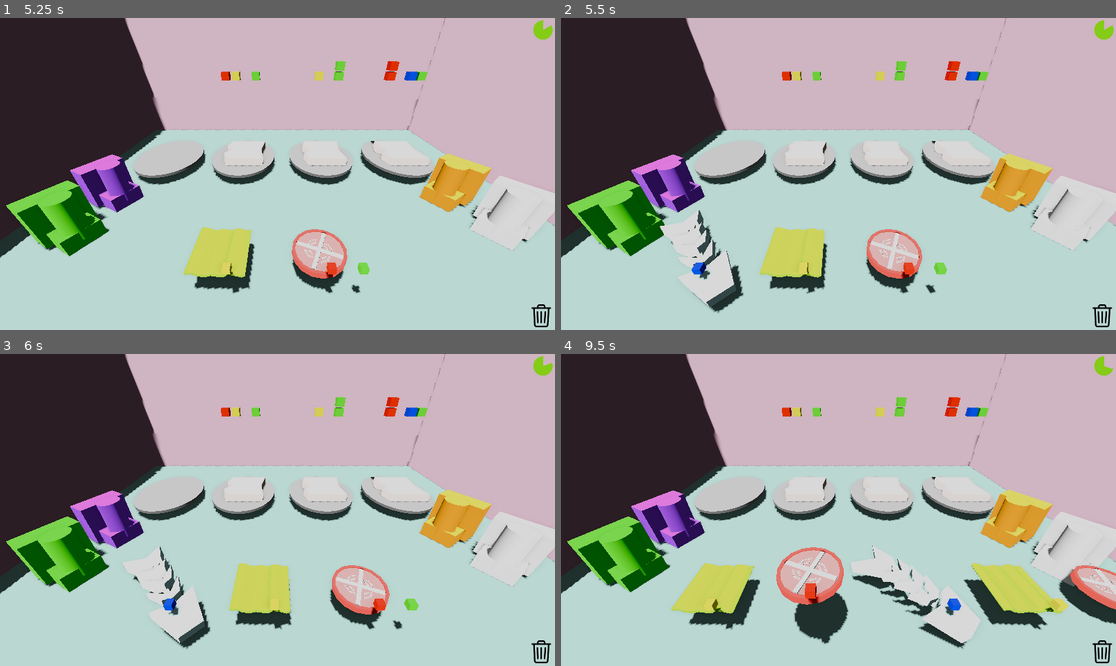
Above: before the commit, frames 1-4 (two rows, left to right).
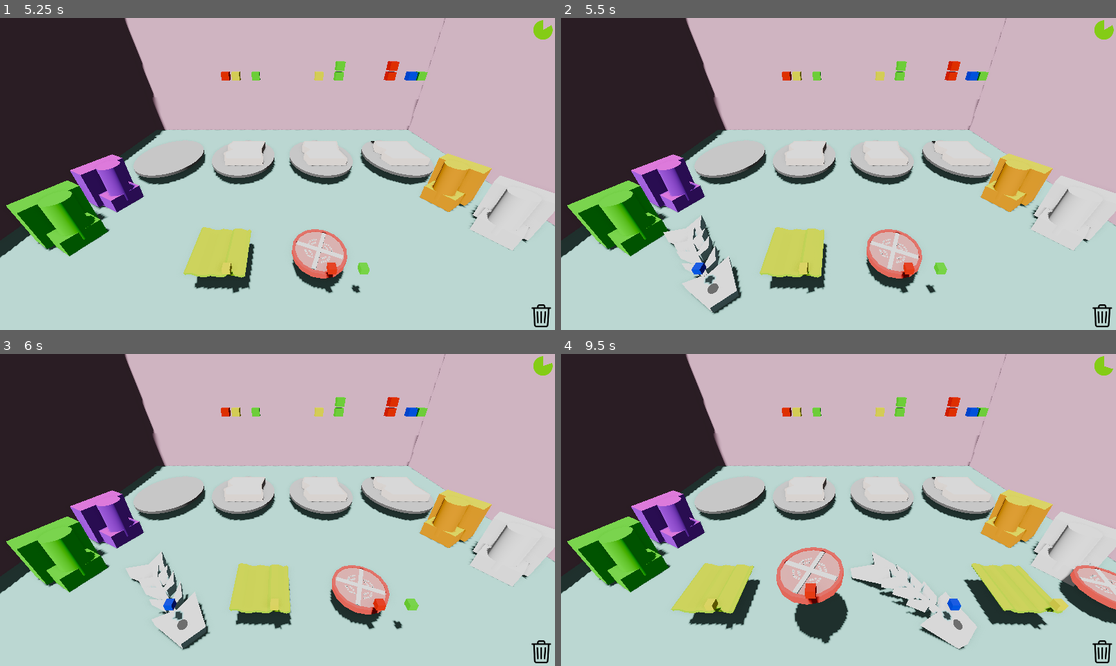
Above: after the commit, the same moments.

Repository: gabrield67/Sandwich-Shop
Game: Godot game, scene res://scenes/game.tscn
The game is run twice, just before and just after one commit, with the same random seed, the same clock (stepped at 60 frames per second) and the same inputs.
Inputs (mouse positions are in pixels of both pictures, inside the frame that each line leads up to):
- Up to frame 1 (5.25 s): tap Enter at 0.5 s; move the mouse to (399, 158) at 0.52 s; click (399, 158) at 0.67 s; tap Space at 1.25 s; move the mouse to (166, 189) at 1.27 s; click (166, 189) at 1.42 s; move the mouse to (333, 105) at 2.02 s; click (333, 105) at 2.17 s; move the mouse to (249, 236) at 2.77 s; click (249, 236) at 2.92 s; move the mouse to (444, 220) at 3.52 s; click (444, 220) at 3.67 s; move the mouse to (111, 127) at 4.27 s; click (111, 127) at 4.42 s; move the mouse to (305, 174) at 5.02 s; click (305, 174) at 5.17 s
- Up to frame 2 (5.5 s): no input
- Up to frame 3 (6 s): move the mouse to (194, 432) at 5.77 s; click (194, 432) at 5.92 s
- Up to frame 4 (9.5 s): move the mouse to (960, 494) at 6.52 s; click (960, 494) at 6.67 s; move the mouse to (727, 525) at 7.27 s; click (727, 525) at 7.42 s; move the mouse to (894, 441) at 8.02 s; click (894, 441) at 8.17 s; move the mouse to (810, 572) at 8.77 s; click (810, 572) at 8.92 s

Frame 1 is identical in both runs. In frame 2, 1.2% of the frame differs, in the area x 17-33%, y 61-95%; in frame 3, 1.1%; in frame 4, 1.5%, in the area x 52-76%, y 61-95%.

Commit message:
raccoon, trash can, and colors

Diff:
--- /dev/null
+++ b/colors/eyeDarkCharcoal.tres
@@ -0,0 +1,7 @@
+[gd_resource type="StandardMaterial3D" format=3 uid="uid://7gn0t4diki3s"]
+
+[resource]
+diffuse_mode = 3
+specular_mode = 1
+albedo_color = Color(0.12156863, 0.16078432, 0.21568628, 1)
+roughness = 0.0
--- a/colors/fishCharcoal.tres
+++ b/colors/fishCharcoal.tres
@@ -3,5 +3,5 @@
 [resource]
 diffuse_mode = 3
 specular_mode = 1
-albedo_color = Color(0.12156863, 0.16078432, 0.21568628, 1)
+albedo_color = Color(0.2901961, 0.2901961, 0.2901961, 1)
 roughness = 0.0
--- /dev/null
+++ b/colors/trashGray.tres
@@ -0,0 +1,7 @@
+[gd_resource type="StandardMaterial3D" format=3 uid="uid://cujwxnb7cugkl"]
+
+[resource]
+diffuse_mode = 3
+specular_mode = 1
+albedo_color = Color(0.6039216, 0.5568628, 0.5294118, 1)
+roughness = 0.0
--- a/models/fishBonesMesh.tscn
+++ b/models/fishBonesMesh.tscn
@@ -13,28 +13,28 @@
 [node name="fishBones" unique_id=978523315 instance=ExtResource("1_iwl0q")]
 transform = Transform3D(0.63639605, 0, 0.63639605, 0, 0.9, 0, -0.63639605, 0, 0.63639605, 0, 0, 0)
 
-[node name="Cube" parent="." index="0" unique_id=535075048]
-transform = Transform3D(-4.4703484e-08, -0.9999998, 0, 0.9659258, -4.222196e-08, -0.25881904, 0.25881904, 0, 0.96592563, 0, -0.07003149, 2.1376572)
+[node name="Cube" parent="." index="0" unique_id=679532409]
+transform = Transform3D(-4.371139e-08, -1, 0, 0.9659258, -4.222196e-08, -0.25881904, 0.25881904, -1.131334e-08, 0.9659258, 0, -0.53694236, 2.1376574)
 material_override = ExtResource("2_q585f")
 
-[node name="Cube_001" parent="." index="1" unique_id=473465004]
-transform = Transform3D(-4.4703484e-08, -0.9999998, 0, 0.9650166, -4.218221e-08, 0.26218918, -0.26218915, 0, 0.9650165, 0, 0.19971398, -2.266288)
+[node name="Cube_001" parent="." index="1" unique_id=1248033416]
+transform = Transform3D(-4.371139e-08, -1, 0, 0.9650165, -4.218221e-08, 0.26218918, -0.26218918, 1.1460653e-08, 0.9650165, 0, -0.2671969, -2.2662885)
 material_override = ExtResource("2_q585f")
 
-[node name="Cube_002" parent="." index="2" unique_id=1528128726]
-transform = Transform3D(-5.2154064e-08, -0.9999998, 0, 0.9879787, -4.318592e-08, -0.15459, 0.15458998, 0, 0.9879785, 0, 0.36742476, 0.33369154)
+[node name="Cube_002" parent="." index="2" unique_id=390694942]
+transform = Transform3D(-4.371139e-08, -1, 0, 0.9879787, -4.318592e-08, -0.15459, 0.15459, -6.757343e-09, 0.9879787, 0, -0.09948616, 0.3336916)
 material_override = ExtResource("2_q585f")
 
-[node name="Cube_003" parent="." index="3" unique_id=1265772491]
-transform = Transform3D(-4.3711385e-08, -0.9999998, 0, 1, -4.3711392e-08, 0, 0, 0, 0.9999998, 0, 0.4669109, -0.48516363)
+[node name="Cube_003" parent="." index="3" unique_id=754198302]
+transform = Transform3D(-4.371139e-08, -1, 0, 1, -4.371139e-08, 0, 0, 0, 1, 0, 0, -0.4851637)
 material_override = ExtResource("2_q585f")
 
-[node name="Cube_004" parent="." index="4" unique_id=346951691]
-transform = Transform3D(-4.4703484e-08, -0.9999998, 0, 0.95966, -4.1948073e-08, 0.28116313, -0.2811631, 0, 0.95966, 0, 0.4344719, -1.2659211)
+[node name="Cube_004" parent="." index="4" unique_id=1355058751]
+transform = Transform3D(-4.371139e-08, -1, 0, 0.95966, -4.194807e-08, 0.28116313, -0.28116313, 1.229003e-08, 0.95966, 0, -0.032438993, -1.2659214)
 material_override = ExtResource("2_q585f")
 
-[node name="Cube_005" parent="." index="5" unique_id=1472125329]
-transform = Transform3D(-6.519258e-09, -0.12421742, 0, 0.1218752, -5.3273355e-09, -0.024008475, 0.024008468, 0, 0.121875204, -0.0049835443, -0.11886776, 1.0642117)
+[node name="Cube_005" parent="." index="5" unique_id=1413507430]
+transform = Transform3D(-5.429716e-09, -0.124217436, 0, 0.12187519, -5.327334e-09, -0.024008473, 0.02400847, -1.0494436e-09, 0.121875204, -0.17688401, -0.27132374, 1.3328159)
 material_override = ExtResource("2_q585f")
 
 [node name="MeshInstance3D" type="MeshInstance3D" parent="." index="6" unique_id=1752478591]
--- /dev/null
+++ b/models/raccoon_head.tscn
@@ -0,0 +1,47 @@
+[gd_scene format=3 uid="uid://caddp2wlf43k2"]
+
+[ext_resource type="PackedScene" uid="uid://bgbau62uytqd5" path="res://models/raccoonHead.glb" id="1_ousl6"]
+[ext_resource type="Material" uid="uid://cujwxnb7cugkl" path="res://colors/trashGray.tres" id="2_f4w7d"]
+[ext_resource type="Material" uid="uid://c58kryccqh2qk" path="res://colors/breadBrown.tres" id="3_eku7j"]
+[ext_resource type="Material" uid="uid://dbct6i3fm0wjg" path="res://colors/tomatoWhite.tres" id="4_lnwa2"]
+[ext_resource type="Material" uid="uid://8kf6dv73p3lv" path="res://colors/fishCharcoal.tres" id="5_ko7r5"]
+[ext_resource type="Material" uid="uid://cyyp7dpy6ma8" path="res://colors/tomatoRed.tres" id="6_dvv7g"]
+[ext_resource type="Material" uid="uid://7gn0t4diki3s" path="res://colors/eyeDarkCharcoal.tres" id="6_f4w7d"]
+
+[sub_resource type="SphereMesh" id="SphereMesh_b0vlw"]
+
+[node name="raccoonHead" unique_id=1241450067 instance=ExtResource("1_ousl6")]
+
+[node name="Cylinder" parent="." index="0" unique_id=690829603]
+surface_material_override/0 = ExtResource("2_f4w7d")
+
+[node name="Cylinder_001" parent="." index="1" unique_id=22450638]
+surface_material_override/0 = ExtResource("2_f4w7d")
+surface_material_override/1 = ExtResource("3_eku7j")
+
+[node name="Cylinder_002" parent="." index="2" unique_id=1762850606]
+surface_material_override/0 = ExtResource("2_f4w7d")
+surface_material_override/1 = ExtResource("3_eku7j")
+
+[node name="Cube" parent="." index="3" unique_id=1253062964]
+surface_material_override/0 = ExtResource("4_lnwa2")
+
+[node name="Cube_001" parent="." index="4" unique_id=98080658]
+surface_material_override/0 = ExtResource("5_ko7r5")
+
+[node name="Cylinder_003" parent="." index="5" unique_id=1476423244]
+surface_material_override/0 = ExtResource("5_ko7r5")
+
+[node name="Cylinder_004" parent="." index="6" unique_id=1047620435]
+surface_material_override/0 = ExtResource("5_ko7r5")
+
+[node name="MeshInstance3D" type="MeshInstance3D" parent="." index="7" unique_id=584003007]
+transform = Transform3D(0.325, 0, 0, 0, 0.325, 0, 0, 0, 0.325, -0.34050924, 0.16007021, -1.0303514)
+mesh = SubResource("SphereMesh_b0vlw")
+surface_material_override/0 = ExtResource("6_f4w7d")
+
+[node name="MeshInstance3D2" type="MeshInstance3D" parent="." index="8" unique_id=1189742555]
+transform = Transform3D(0.325, 0, 0, 0, 0.325, 0, 0, 0, 0.325, 0.3436672, 0.16007021, -1.0303514)
+material_override = ExtResource("6_f4w7d")
+mesh = SubResource("SphereMesh_b0vlw")
+surface_material_override/0 = ExtResource("6_dvv7g")
--- /dev/null
+++ b/models/trash_base.tscn
@@ -0,0 +1,11 @@
+[gd_scene format=3 uid="uid://yahuxvrjhitd"]
+
+[ext_resource type="PackedScene" uid="uid://cnkdhsttbxh06" path="res://models/trashBase.glb" id="1_jkyyb"]
+[ext_resource type="Material" uid="uid://dbct6i3fm0wjg" path="res://colors/tomatoWhite.tres" id="2_3b2vs"]
+[ext_resource type="Material" uid="uid://cujwxnb7cugkl" path="res://colors/trashGray.tres" id="3_vep06"]
+
+[node name="trashBase" unique_id=1689667389 instance=ExtResource("1_jkyyb")]
+
+[node name="Cylinder" parent="." index="0" unique_id=779801437]
+surface_material_override/0 = ExtResource("2_3b2vs")
+surface_material_override/1 = ExtResource("3_vep06")
--- /dev/null
+++ b/models/trash_lid.tscn
@@ -0,0 +1,15 @@
+[gd_scene format=3 uid="uid://dt2rm3uiki2lg"]
+
+[ext_resource type="PackedScene" uid="uid://ctynqv3g1knqx" path="res://models/trashLid.glb" id="1_ew1j4"]
+[ext_resource type="Material" uid="uid://cujwxnb7cugkl" path="res://colors/trashGray.tres" id="2_guh83"]
+[ext_resource type="Material" uid="uid://dbct6i3fm0wjg" path="res://colors/tomatoWhite.tres" id="3_8w3sn"]
+
+[node name="trashLid" unique_id=1689766337 instance=ExtResource("1_ew1j4")]
+
+[node name="Cylinder" parent="." index="0" unique_id=736435015]
+surface_material_override/0 = ExtResource("2_guh83")
+surface_material_override/1 = ExtResource("3_8w3sn")
+
+[node name="Cube" parent="." index="1" unique_id=2084711053]
+transform = Transform3D(0.058, 0, 0, 0, 0.058, 0, 0, 0, 0.058, 0, 0.1906586, 0.18414935)
+surface_material_override/0 = ExtResource("3_8w3sn")
--- /dev/null
+++ b/models/whole_raccoon_model.tscn
@@ -0,0 +1,16 @@
+[gd_scene format=3 uid="uid://c124rtdal8yfg"]
+
+[ext_resource type="PackedScene" uid="uid://caddp2wlf43k2" path="res://models/raccoon_head.tscn" id="1_0doq1"]
+[ext_resource type="Material" uid="uid://cujwxnb7cugkl" path="res://colors/trashGray.tres" id="2_0doq1"]
+
+[sub_resource type="SphereMesh" id="SphereMesh_ka5vx"]
+
+[node name="WholeRaccoonModel" type="Node3D" unique_id=1874828909]
+
+[node name="raccoonHead" parent="." unique_id=1241450067 instance=ExtResource("1_0doq1")]
+transform = Transform3D(-0.99999994, 0, -8.742277e-08, 0, 1, 0, 8.742277e-08, 0, -0.99999994, 0, 0, -0.5564541)
+
+[node name="PlaceholderRaccoonBody" type="MeshInstance3D" parent="." unique_id=294207954]
+transform = Transform3D(1.5, 0, 0, 0, 1.5, 0, 0, 0, 1.5, 0, -1.3564084, -0.15925771)
+mesh = SubResource("SphereMesh_ka5vx")
+surface_material_override/0 = ExtResource("2_0doq1")
Binary file added: models/raccoonHead.glb
Not shown, added: models/raccoonHead.glb.import
Binary file added: models/trashBase.glb
Not shown, added: models/trashBase.glb.import
Binary file added: models/trashLid.glb
Not shown, added: models/trashLid.glb.import
